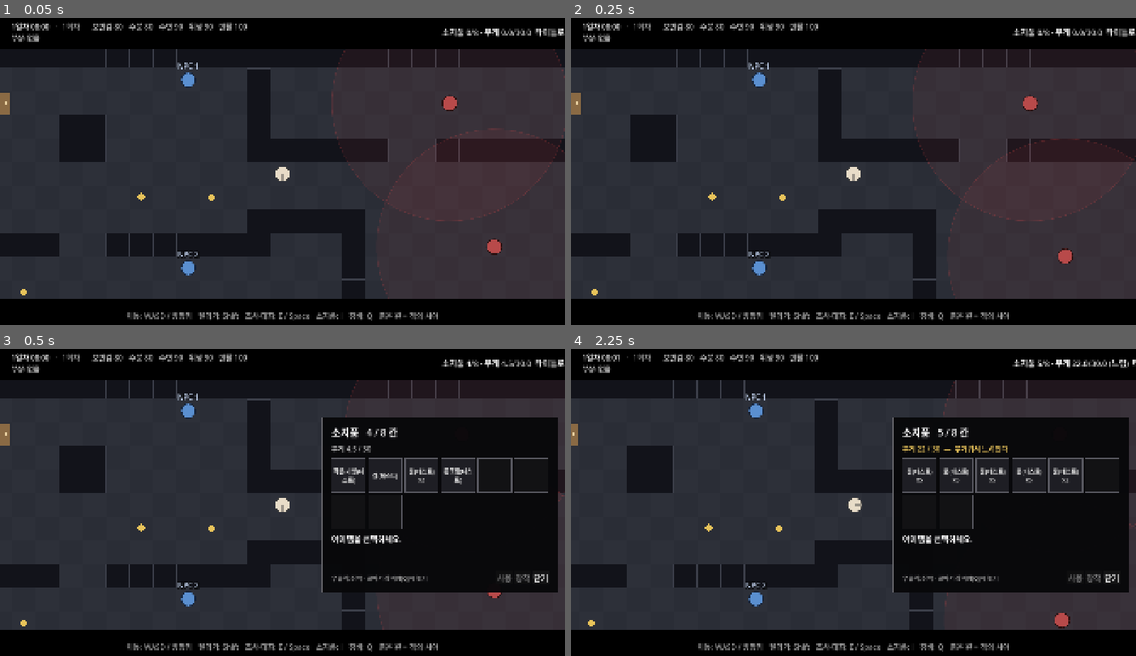
Above: before the commit, frames 1-4 (two rows, left to right).
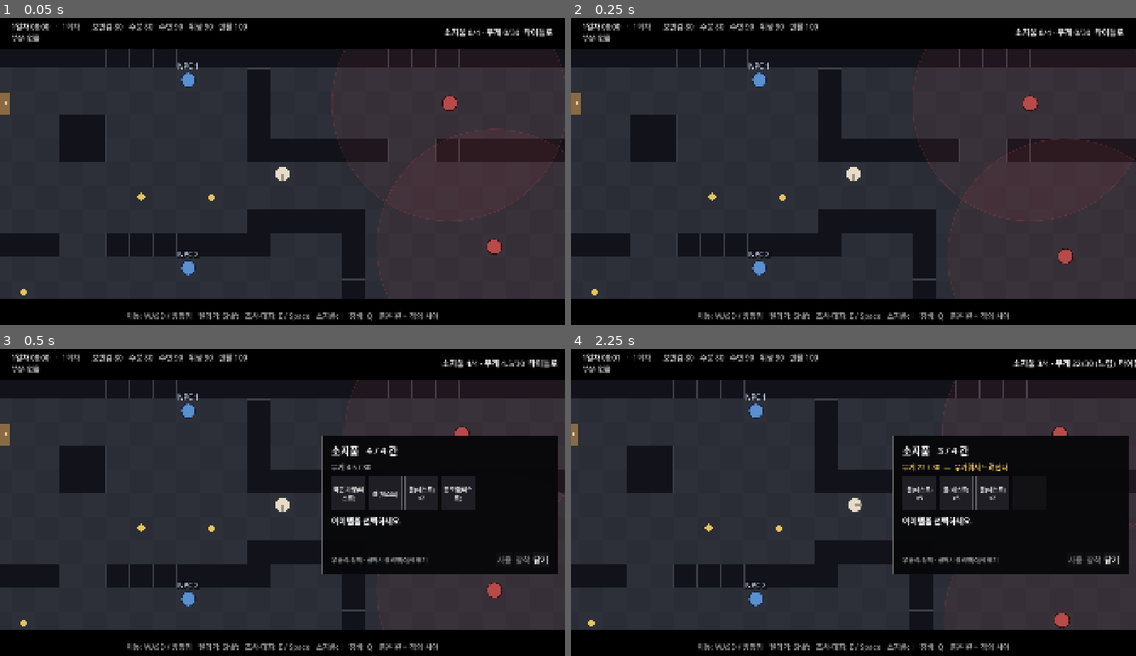
Above: after the commit, the same moments.

Repository: HomilBBANG/rt_Tevah
Game: Godot game, scene res://tests/equipment_smoke.tscn
The game is run twice, just before and just after one commit, with the same random seed, the same clock (stepped at 60 frames per second) and the same inputs. This scene is started directly instead of the project's main scene.
Inputs (mouse positions are in pixels of both pictures, inside the frame that each line leads up to):
- Up to frame 1 (0.05 s): no input
- Up to frame 2 (0.25 s): no input
- Up to frame 3 (0.5 s): no input
- Up to frame 4 (2.25 s): tap Enter (ui_accept) at 0.5, 0.77 s; move the mouse to (977, 490) at 0.52 s; hold D (dodge_right) 0.53-1.25 s; hold Q (equipment) 0.53-1.25 s; click (977, 490) at 0.67 s; tap Shift (run) at 0.8 s; drag from (700, 456) to (825, 566) at 1.27 s; click "소지품 5/8 · 무게 22.0/30.0 (느림)" (after the commit: "소지품 3/4 · 무게 22/30 (느림)") at 2 s

The runs differ from the first frame. In frame 1, 0.4% of the frame differs, in the area x 78-100%, y 3-7%; in frame 2, 0.4%; in frame 3, 8.7%; in frame 4, 9.0%, in the area x 56-100%, y 3-80%.

Commit message:
Equipment slots as in the mockup (bag, head, hands, body, legs); 4 base slots; hands hold any item
EquipSlots get kind/col/row; items name a kind in equip_slot; hand slots take any item and do not use inventory slots. Config inventory_slots 4. Tests updated to use the configured slot count.

Co-Authored-By: Claude Opus 5.5 <noreply@anthropic.com>

Diff:
--- a/autoload/game_state.gd
+++ b/autoload/game_state.gd
@@ -271,15 +271,46 @@
 	return 1.0
 
 
-## 인벤토리 index 칸의 아이템을 장착. 같은 칸에 이미 장비가 있으면 그것은 인벤토리로 돌아온다.
-## 실패하면 이유(문자열), 성공하면 "".
-func equip(index: int) -> String:
+## 장비 칸 정의 { slot_id, name, kind, col, row } (없으면 {})
+func equip_slot_def(slot_id: String) -> Dictionary:
+	for s in DataLoader.equip_slots:
+		if s.slot_id == slot_id:
+			return s
+	return {}
+
+
+## item 을 slot_id 칸에 넣을 수 있나: 손(kind=hand)은 아무 아이템이나, 그 밖에는 아이템 equip_slot 과 칸 kind 가 같아야
+func can_equip_in(item_id: String, slot_id: String) -> bool:
+	var slot := equip_slot_def(slot_id)
+	if slot.is_empty() or not DataLoader.items.has(item_id):
+		return false
+	return slot.kind == "hand" or slot.kind == DataLoader.items[item_id].get("equip_slot", "")
+
+
+## 칸을 정하지 않고 장착할 때(우클릭) 고를 칸: 맞는 빈 칸 → 맞는 칸(바꿔 끼기). 종류가 없으면 손.
+func pick_equip_slot(item_id: String) -> String:
+	var kind: String = DataLoader.items.get(item_id, {}).get("equip_slot", "")
+	var want := kind if kind != "" else "hand"
+	var fits: Array = DataLoader.equip_slots.filter(func(s): return s.kind == want)
+	if fits.is_empty():
+		return ""
+	for s in fits:
+		if not equipment.has(s.slot_id):
+			return s.slot_id
+	return fits[0].slot_id
+
+
+## 인벤토리 index 칸의 아이템(1개)을 slot_id 칸에 장착 (비우면 pick_equip_slot). 손에 든 것은 소지품 칸을 차지하지 않는다.
+## 그 칸에 이미 장비가 있으면 그것은 인벤토리로 돌아온다. 실패하면 이유(문자열), 성공하면 "".
+func equip(index: int, slot_id := "") -> String:
 	if index < 0 or index >= inventory.size():
 		return "없는 칸"
 	var id: String = inventory[index].id
-	var slot_id: String = DataLoader.items.get(id, {}).get("equip_slot", "")
 	if slot_id == "":
-		return "%s 은(는) 장착할 수 없다." % DataLoader.item_name(id)
+		slot_id = pick_equip_slot(id)
+	if not can_equip_in(id, slot_id):
+		var slot := equip_slot_def(slot_id)
+		return "%s 은(는) %s 칸에 넣을 수 없다." % [DataLoader.item_name(id), slot.get("name", "그")]
 	var old: String = equipment.get(slot_id, "")
 	if old != "" and not _can_hold_after(slot_id, id, 0):
 		return "바꿔 낀 %s 을(를) 넣을 칸이 없다." % DataLoader.item_name(old)
--- a/data/config.json
+++ b/data/config.json
@@ -1,5 +1,5 @@
 {
- "inventory_slots": 8,
+ "inventory_slots": 4,
  "hp_start": 100,
  "hp_max": 100,
  "sanity_start": 100,
--- a/data/equip_slots.json
+++ b/data/equip_slots.json
@@ -1,18 +1,51 @@
 [
  {
   "slot_id": "bag",
-  "name": "가방"
- },
- {
-  "slot_id": "weapon",
-  "name": "무기"
+  "name": "가방",
+  "kind": "bag",
+  "col": 0.0,
+  "row": 0.0
  },
  {
   "slot_id": "head",
-  "name": "머리"
+  "name": "머리",
+  "kind": "head",
+  "col": 1.0,
+  "row": 1.0
+ },
+ {
+  "slot_id": "left_hand",
+  "name": "왼손",
+  "kind": "hand",
+  "col": 0.0,
+  "row": 2.0
  },
  {
   "slot_id": "body",
-  "name": "몸"
+  "name": "몸",
+  "kind": "body",
+  "col": 1.0,
+  "row": 2.0
+ },
+ {
+  "slot_id": "right_hand",
+  "name": "오른손",
+  "kind": "hand",
+  "col": 2.0,
+  "row": 2.0
+ },
+ {
+  "slot_id": "left_leg",
+  "name": "왼다리",
+  "kind": "leg",
+  "col": 0.5,
+  "row": 3.0
+ },
+ {
+  "slot_id": "right_leg",
+  "name": "오른다리",
+  "kind": "leg",
+  "col": 1.5,
+  "row": 3.0
  }
 ]
--- a/data/items.json
+++ b/data/items.json
@@ -25,7 +25,7 @@
    }
   ],
   "weight": 1.0,
-  "equip_slot": "weapon",
+  "equip_slot": "hand",
   "bag_slots": 0
  },
  {
--- a/scenes/equipment.gd
+++ b/scenes/equipment.gd
@@ -1,14 +1,17 @@
 extends Control
 ## 장비창 (필드에서 Q). 화면 왼쪽에 붙고, 소지품 창(I, 오른쪽)과 같이 열어 끌어다 놓을 수 있다.
-##   장비 탭  — EquipSlots 칸마다 장착한 아이템. 소지품에서 끌어와 놓으면 장착, 칸을 우클릭하거나 소지품으로 끌면 벗기
+##   장비 탭  — EquipSlots 칸(엑셀 col·row 위치)마다 장착한 아이템. 소지품에서 끌어와 놓으면 장착,
+##              칸을 우클릭하거나 소지품으로 끌면 벗기. 손 칸에는 아무 아이템이나 들 수 있다
 ##   능력치 탭 — 맨 위 '내 상태'(부위 HP), 아래 능력치 6개 육각형
 
 const ItemCell = preload("res://ui/item_cell.gd")
 const BodyDiagram = preload("res://ui/body_diagram.gd")
 const Hexagon = preload("res://ui/ability_hexagon.gd")
+const CELL := 124.0            # 장비 칸 한 변
+const GAP := 10.0
 
 var _tabs: TabContainer
-var _slots_box: GridContainer
+var _slots_box: Control        # 장비 칸들 (col·row 로 자리 잡음)
 var _info: Label
 var _status: Label
 var _body: Control
@@ -43,17 +46,16 @@
 	equip.name = "장비"
 	equip.add_theme_constant_override("separation", 14)
 	_tabs.add_child(equip)
-	_slots_box = GridContainer.new()
-	_slots_box.columns = 2
-	_slots_box.add_theme_constant_override("h_separation", 20)
-	_slots_box.add_theme_constant_override("v_separation", 12)
-	equip.add_child(_slots_box)
+	var center := CenterContainer.new()
+	equip.add_child(center)
+	_slots_box = Control.new()
+	center.add_child(_slots_box)
 	_info = Label.new()
 	_info.add_theme_font_size_override("font_size", 22)
 	_info.autowrap_mode = TextServer.AUTOWRAP_WORD_SMART
 	equip.add_child(_info)
 	var hint := Label.new()
-	hint.text = "소지품(I)에서 끌어와 놓거나 소지품에서 우클릭하면 장착.\n칸을 우클릭하거나 소지품으로 끌면 벗기."
+	hint.text = "소지품(I)에서 끌어와 놓거나 소지품에서 우클릭하면 장착. 손에는 아무 아이템이나 들 수 있고,\n손에 든 것은 소지품 칸을 차지하지 않는다. 칸을 우클릭하거나 소지품으로 끌면 벗기."
 	hint.add_theme_font_size_override("font_size", 20)
 	hint.add_theme_color_override("font_color", Color(0.6, 0.6, 0.6))
 	equip.add_child(hint)
@@ -105,23 +107,26 @@
 	for c in _slots_box.get_children():
 		_slots_box.remove_child(c)
 		c.queue_free()
+	var extent := Vector2.ZERO
 	for s in DataLoader.equip_slots:
-		var l := Label.new()
-		l.text = s.name
-		l.custom_minimum_size.x = 90
-		l.vertical_alignment = VERTICAL_ALIGNMENT_CENTER
-		_slots_box.add_child(l)
 		var cell := ItemCell.new()
 		cell.source = "equip"
 		cell.slot_id = s.slot_id
-		cell.custom_minimum_size = Vector2(380, 84)
-		cell.setup(GameState.equipment.get(s.slot_id, ""), 1, "(비어 있음)")
+		cell.custom_minimum_size = Vector2(CELL, CELL)
+		cell.size = Vector2(CELL, CELL)
+		cell.position = Vector2(float(s.col), float(s.row)) * (CELL + GAP)
+		extent = extent.max(cell.position + cell.size)
+		var held: String = GameState.equipment.get(s.slot_id, "")
+		cell.setup(held, 1, s.name)
+		if held != "":
+			cell.text = "%s\n%s" % [s.name, DataLoader.item_name(held)]
 		var sid: String = s.slot_id
 		cell.right_clicked.connect(func(): _status.text = GameState.unequip(sid))
-		# 소지품에서 끌어온, 이 칸에 맞는 아이템만 받는다
-		cell.accept = func(d): return d.from == "inv" and DataLoader.items.get(d.item_id, {}).get("equip_slot", "") == sid
-		cell.on_drop = func(d): _status.text = GameState.equip(d.index)
+		# 소지품에서 끌어온, 이 칸에 넣을 수 있는 아이템만 받는다 (손은 아무거나)
+		cell.accept = func(d): return d.from == "inv" and GameState.can_equip_in(d.item_id, sid)
+		cell.on_drop = func(d): _status.text = GameState.equip(d.index, sid)
 		_slots_box.add_child(cell)
+	_slots_box.custom_minimum_size = extent
 	var base := DataLoader.get_config_int("inventory_slots", 8)
 	var bonus := GameState.slot_count() - base
 	_info.text = "소지품 칸: 기본 %d%s = %d칸\n무게 %s / %s" % [base, " + 가방 %d" % bonus if bonus > 0 else "", GameState.slot_count(),
--- a/scenes/field/field.gd
+++ b/scenes/field/field.gd
@@ -739,5 +739,10 @@
 	%Body.text = "부상: " + ("없음" if hurt.is_empty() else "  ·  ".join(hurt))
 	var heavy := GameState.carry_speed_mult()
 	%InventoryButton.text = "소지품 %d/%d · 무게 %s/%s%s" % [GameState.inventory.size(), GameState.slot_count(),
-		String.num(GameState.carry_weight(), 1), String.num(GameState.carry_max(), 1),
+		_fmt(GameState.carry_weight()), _fmt(GameState.carry_max()),
 		" (못 움직임)" if heavy <= 0.0 else (" (느림)" if heavy < 1.0 else "")]
+
+
+## 무게 표시: 정수면 소수점 없이, 아니면 한 자리
+static func _fmt(v: float) -> String:
+	return str(int(v)) if is_equal_approx(v, roundf(v)) else "%.1f" % v
--- a/scenes/inventory.gd
+++ b/scenes/inventory.gd
@@ -107,12 +107,11 @@
 	if item.is_empty():
 		%Desc.text = "아이템을 선택하세요." if _mode == "browse" else ""
 	else:
-		var slot_name := _slot_name(item.get("equip_slot", ""))
-		%Desc.text = "[%s] %s\n무게 %s%s" % [item.type, item.description, _num(item.get("weight", 0.0)),
-			"   ·   장착: %s" % slot_name if slot_name != "" else ""]
+		%Desc.text = "[%s] %s\n무게 %s   ·   %s" % [item.type, item.description, _num(item.get("weight", 0.0)),
+			_where(item.get("equip_slot", ""))]
 	var story_over := StoryRunner.ended and StoryRunner.mode == "episode" and not use_handler.is_valid()   # 필드에서는 대화 밖에서도 사용 가능
 	%UseButton.disabled = item.get("use_effects", "") == "" or story_over
-	%EquipButton.disabled = item.get("equip_slot", "") == ""
+	%EquipButton.disabled = item.is_empty()
 
 
 func _show_weight() -> void:
@@ -131,11 +130,12 @@
 	%Weight.add_theme_color_override("font_color", col)
 
 
-func _slot_name(slot_id: String) -> String:
-	for s in DataLoader.equip_slots:
-		if s.slot_id == slot_id:
-			return s.name
-	return slot_id
+## 어디에 장착하나: 그 종류의 칸 이름들 (종류가 없으면 손)
+func _where(kind: String) -> String:
+	var names := DataLoader.equip_slots.filter(func(s): return s.kind == (kind if kind != "" else "hand")).map(func(s): return s.name)
+	if names.is_empty():
+		return "장착 안 됨"
+	return ("장착: " if kind != "" and kind != "hand" else "손에 들 수 있음: ") + " / ".join(names)
 
 
 static func _num(v: float) -> String:
--- a/tests/equipment_smoke.gd
+++ b/tests/equipment_smoke.gd
@@ -24,37 +24,42 @@
 
 	_press("inventory")
 	await _wait(0.2)
-	check(inv.visible and f.frozen and inv.get_node("%Slots").get_child_count() == 8, "I → 소지품 격자 8칸, 필드 멈춤")
+	check(inv.visible and f.frozen and inv.get_node("%Slots").get_child_count() == 4, "I → 소지품 격자 4칸 (가방 없음), 필드 멈춤")
 	_press("equipment")
 	await _wait(0.2)
 	check(eq.visible and inv.visible, "Q → 장비창 (소지품과 같이 열림)")
 	await _snap("both_open")
 
-	# 우클릭으로 가방 장착 → 12칸
+	# 우클릭으로 가방 장착 → 8칸
 	_cell(inv, 0).right_clicked.emit()
 	await _wait(0.1)
-	check(GameState.equipment.get("bag") == "small_bag" and inv.get_node("%Slots").get_child_count() == 12, "가방 우클릭 → 장착, 12칸")
-	# 칼을 장비창 무기 칸으로 끌어다 놓기 (물은 안 받음)
-	var weapon: Control = _equip_cell(eq, "weapon")
+	check(GameState.equipment.get("bag") == "small_bag" and inv.get_node("%Slots").get_child_count() == 8, "가방 우클릭 → 장착, 8칸")
+	# 장비 칸 배치: 엑셀 col·row (가방 왼쪽 위, 머리, 왼손·몸·오른손, 왼다리·오른다리)
+	var head: Control = _equip_cell(eq, "head")
+	check(_equip_cell(eq, "bag").position == Vector2.ZERO and head.position.x > 0 and head.position.y > 0
+		and _equip_cell(eq, "left_leg").position.x > 0 and eq._slots_box.get_child_count() == 7, "장비 칸 7개, 그림대로 배치")
+	# 칼을 오른손으로 끌어다 놓기 (머리 칸은 칼·물 모두 안 받음, 손은 아무거나)
+	var weapon: Control = _equip_cell(eq, "right_hand")
 	var knife_cell: Control = _cell(inv, 0)
 	var water_cell: Control = _cell(inv, 1)
 	check(knife_cell.item_id == "knife" and weapon._can_drop_data(Vector2.ZERO, knife_cell.info())
-		and not weapon._can_drop_data(Vector2.ZERO, water_cell.info()), "무기 칸: 칼은 받고 물은 안 받음")
+		and weapon._can_drop_data(Vector2.ZERO, water_cell.info()) and not head._can_drop_data(Vector2.ZERO, knife_cell.info()),
+		"손 칸: 칼·물 모두 받음 / 머리 칸: 칼 안 받음")
 	weapon._drop_data(Vector2.ZERO, knife_cell.info())
 	await _wait(0.1)
-	check(GameState.equipment.get("weapon") == "knife", "칼을 끌어다 놓기 → 무기 칸에 장착")
+	check(GameState.equipment.get("right_hand") == "knife" and GameState.inventory.size() == 2, "칼을 끌어다 놓기 → 오른손, 소지품 칸에서 빠짐")
 	await _snap("equipped")
-	# 무기 칸을 소지품으로 끌기 → 벗기
-	weapon = _equip_cell(eq, "weapon")
+	# 손을 소지품으로 끌기 → 벗기
+	weapon = _equip_cell(eq, "right_hand")
 	var empty_cell: Control = _cell(inv, 5)
 	check(empty_cell._can_drop_data(Vector2.ZERO, weapon.info()), "소지품 칸은 장비를 받음")
 	empty_cell._drop_data(Vector2.ZERO, weapon.info())
 	await _wait(0.1)
-	check(not GameState.equipment.has("weapon") and GameState.item_count("knife") == 1, "장비를 소지품으로 끌기 → 벗기")
-	# 장비 칸 우클릭 → 벗기 (가방을 벗으면 8칸, 소지품 3칸 + 가방 1 = 4칸 → 가능)
+	check(not GameState.equipment.has("right_hand") and GameState.item_count("knife") == 1, "장비를 소지품으로 끌기 → 벗기")
+	# 장비 칸 우클릭 → 벗기 (가방을 벗으면 4칸, 소지품 3칸 + 가방 1 = 4칸 → 가능)
 	_equip_cell(eq, "bag").right_clicked.emit()
 	await _wait(0.1)
-	check(not GameState.equipment.has("bag") and GameState.slot_count() == 8, "가방 칸 우클릭 → 벗기, 8칸")
+	check(not GameState.equipment.has("bag") and GameState.slot_count() == 4, "가방 칸 우클릭 → 벗기, 4칸")
 
 	# 능력치 탭: 내 상태 + 육각형
 	eq.open(1)
@@ -69,8 +74,11 @@
 
 	# 무게: 최대(30) 이상이면 못 움직임, 20 이상이면 느려짐
 	GameState.inventory = []
-	for i in 6:
-		GameState.add_item("water", 5)   # 30
+	for i in 4:
+		GameState.add_item("water", 5)   # 20
+	for slot in ["left_hand", "right_hand", "head", "left_leg", "right_leg"]:
+		GameState.equipment[slot] = "junk"   # +10 = 30
+	GameState.equipment_changed.emit()
 	var x0: float = f.player.position.x
 	Input.action_press("move_right")
 	await _wait(0.3)
--- a/tests/test_equipment.gd
+++ b/tests/test_equipment.gd
@@ -1,7 +1,8 @@
 extends Node
 ## 장비·가방·무게 규칙 (GameState). 실행:
 ##   Godot_v4.7-stable_win64_console.exe --headless --path . res://tests/test_equipment.tscn
-## 더미 데이터: small_bag(가방 칸, +4칸, 무게 1), knife(무기 칸, 무게 1), junk(무게 2), Config inventory_slots 8,
+## 더미 데이터: 장비 칸 가방·머리·왼손·몸·오른손·왼다리·오른다리 (손 = 아무 아이템), small_bag(가방, +4칸, 무게 1),
+## knife(손, 무게 1), junk(무게 2), water(무게 1, 5개씩), Config inventory_slots 4,
 ## carry_heavy_weight 20, carry_max_weight 30, carry_heavy_speed_mult 0.5
 
 var _pass := 0
@@ -10,48 +11,55 @@
 
 func _ready() -> void:
 	GameState.reset_run()
-	check(GameState.slot_count() == 8 and GameState.equipment.is_empty(), "처음: 8칸, 장비 없음")
+	check(GameState.slot_count() == 4 and GameState.equipment.is_empty(), "가방 없이 4칸, 장비 없음")
 
 	# 가방 장착 → 칸 +4, 인벤토리에서 빠짐
 	GameState.add_item("small_bag", 1)
 	GameState.add_item("knife", 1)
-	check(GameState.equip(0) == "" and GameState.equipment.get("bag") == "small_bag", "가방 장착")
-	check(GameState.slot_count() == 12 and GameState.inventory.size() == 1, "칸 8 → 12, 가방은 인벤토리에서 빠짐")
-	check(GameState.equip(0) == "" and GameState.equipment.get("weapon") == "knife" and GameState.inventory.is_empty(), "칼 → 무기 칸")
-	check(GameState.item_count("knife") == 1, "장착한 것도 소지 개수에 들어감 (has: 조건)")
+	check(GameState.equip(0) == "" and GameState.equipment.get("bag") == "small_bag", "가방 우클릭 장착 → 가방 칸")
+	check(GameState.slot_count() == 8 and GameState.inventory.size() == 1, "칸 4 → 8, 가방은 소지품에서 빠짐")
+	check(GameState.equip(0) == "" and GameState.equipment.get("left_hand") == "knife", "칼 → 빈 손(왼손)")
+	check(GameState.item_count("knife") == 1, "손에 든 것도 소지 개수에 들어감 (has: 조건)")
+
+	# 손에는 아무 아이템이나, 손에 든 것은 소지품 칸을 차지하지 않음
 	GameState.add_item("water", 1)
-	check(GameState.equip(0) != "" and GameState.item_count("water") == 1, "장착할 수 없는 아이템 → 거절")
+	check(GameState.equip(0) == "" and GameState.equipment.get("right_hand") == "water" and GameState.inventory.is_empty(),
+		"물도 손에 들 수 있음 (오른손), 소지품 0칸")
+	GameState.add_item("food", 1)
+	check(GameState.equip(0) == "" and GameState.equipment.get("left_hand") == "food" and GameState.item_count("knife") == 1
+		and GameState.inventory[0].id == "knife", "양손이 차 있으면 왼손과 바꿔 들기 → 칼은 소지품으로")
+	check(not GameState.can_equip_in("knife", "head") and GameState.equip(0, "head") != "", "칼은 머리 칸에 못 넣음")
+	check(GameState.can_equip_in("small_bag", "bag") and not GameState.can_equip_in("water", "bag"), "가방 칸은 가방만")
 
 	# 가방을 벗으면 칸이 줄어 다 안 들어가면 못 벗는다
+	GameState.equipment = {"bag": "small_bag"}
 	GameState.inventory = []
-	GameState.add_item("junk", 8)    # 8칸 (stack_max 1)
-	GameState.add_item("food", 5)    # 9번째 칸
-	check(GameState.inventory.size() == 9, "가방 덕분에 9칸 사용")
-	check(GameState.unequip("bag") != "" and GameState.equipment.has("bag"), "벗으면 9+1칸 > 8칸 → 못 벗음")
-	GameState.remove_item("food", 5)
-	GameState.remove_item("junk", 2)
-	check(GameState.unequip("bag") == "" and not GameState.equipment.has("bag") and GameState.slot_count() == 8,
-		"칸이 남으면 벗기 → 인벤토리로, 8칸")
+	GameState.add_item("junk", 8)    # 가방 덕분에 8칸
+	check(GameState.inventory.size() == 8, "가방 덕분에 8칸 사용")
+	check(GameState.unequip("bag") != "" and GameState.equipment.has("bag"), "벗으면 8+1칸 > 4칸 → 못 벗음")
+	GameState.remove_item("junk", 5)
+	check(GameState.unequip("bag") == "" and not GameState.equipment.has("bag") and GameState.slot_count() == 4,
+		"3+1칸 ≤ 4칸 → 벗기, 4칸")
 
-	# 무게: 칼 1(장착) + 잡동사니 6x2 + 가방 1 = 14 → 보통
-	check(is_equal_approx(GameState.carry_weight(), 14.0), "무게 = 소지품 + 장비 (%.1f)" % GameState.carry_weight())
-	check(GameState.carry_speed_mult() == 1.0, "20 미만 → 속도 그대로")
+	# 무게 = 소지품 + 장비
+	GameState.equipment = {}
 	GameState.inventory = []
-	GameState.add_item("junk", 7)   # 14 + 칼 1 = 15 (7칸)
-	GameState.add_item("water", 5)  # +5 = 20 (8칸)
-	check(is_equal_approx(GameState.carry_weight(), 20.0) and GameState.carry_speed_mult() == 0.5, "20 이상 → 느려짐 (x0.5)")
+	for i in 4:
+		GameState.add_item("water", 5)   # 4칸 x 5 = 20
+	check(is_equal_approx(GameState.carry_weight(), 20.0) and GameState.carry_speed_mult() == 0.5, "무게 20 → 느려짐 (x0.5)")
+	GameState.inventory = [{"id": "water", "count": 5}]
+	check(GameState.carry_speed_mult() == 1.0, "무게 5 → 속도 그대로")
 	GameState.inventory = []
-	GameState.add_item("water", 5)
-	GameState.add_item("water", 5)
-	GameState.add_item("water", 5)
-	GameState.add_item("water", 5)
-	GameState.add_item("water", 5)
-	GameState.add_item("junk", 2)   # 25 + 4 + 칼 1 = 30
-	check(GameState.carry_weight() >= 30.0 and GameState.carry_speed_mult() == 0.0, "최대 무게 30 → 못 움직임")
+	for i in 4:
+		GameState.add_item("water", 5)
+	for slot in ["left_hand", "right_hand", "head", "left_leg", "right_leg"]:
+		GameState.equipment[slot] = "junk"   # +10 = 30
+	check(is_equal_approx(GameState.carry_weight(), 30.0) and GameState.carry_speed_mult() == 0.0, "손·장비 무게도 포함, 30 → 못 움직임")
 
 	# 장착한 아이템을 효과로 빼기 (item:-knife)
 	GameState.inventory = []
-	check(GameState.remove_item("knife", 1) == 1 and not GameState.equipment.has("weapon"), "item:-knife → 손에 든 칼이 빠짐")
+	GameState.equipment = {"right_hand": "knife"}
+	check(GameState.remove_item("knife", 1) == 1 and GameState.equipment.is_empty(), "item:-knife → 손에 든 칼이 빠짐")
 
 	# 저장·불러오기
 	GameState.add_item("small_bag", 1)
@@ -59,15 +67,15 @@
 	var d := GameState.run_to_dict()
 	GameState.reset_run()
 	GameState.run_from_dict(JSON.parse_string(JSON.stringify(d)))
-	check(GameState.equipment.get("bag") == "small_bag" and GameState.slot_count() == 12, "저장·불러오기: 장비 유지")
+	check(GameState.equipment.get("bag") == "small_bag" and GameState.slot_count() == 8, "저장·불러오기: 장비 유지")
 
-	# 판정 보정: 장착한 칼의 dice_bonus(strength+1)
+	# 판정 보정: 손에 든 칼의 dice_bonus(strength+1)
 	var dp := StoryRunner.dice_preview({"check": "strength", "dc": 10, "mod": 0})
 	check(not dp.parts.any(func(p): return p.label == DataLoader.item_name("knife")), "칼이 없으면 보정 없음")
 	GameState.add_item("knife", 1)
 	GameState.equip(0)
 	dp = StoryRunner.dice_preview({"check": "strength", "dc": 10, "mod": 0})
-	check(dp.parts.any(func(p): return p.label == DataLoader.item_name("knife") and p.value == 1), "장착한 칼도 판정 보정 +1")
+	check(dp.parts.any(func(p): return p.label == DataLoader.item_name("knife") and p.value == 1), "손에 든 칼도 판정 보정 +1")
 
 	print("\n[test_equipment] %d 통과, %d 실패" % [_pass, _fail])
 	get_tree().quit(1 if _fail > 0 else 0)
--- a/tests/test_story.gd
+++ b/tests/test_story.gd
@@ -69,9 +69,11 @@
 	discard_answers = [0, -1]   # 첫 요청: 0번 칸(붕대) 버림, 두 번째: 포기
 	await StoryRunner.choose("c_b3")
 	check(full_events == 2, "인벤토리 초과 요청 2회 (%d)" % full_events)
-	check(GameState.inventory.size() == 8, "8칸 가득 (%d)" % GameState.inventory.size())
-	check(GameState.item_count("junk") == 7 and GameState.item_count("bandage") == 0 and GameState.item_count("knife") == 1,
-		"붕대 버리고 잡동사니 7개, 칼 유지")
+	# 칸 수 = Config inventory_slots (가방 없음). 붕대·칼 + 잡동사니로 가득 → 붕대 버리고 잡동사니 1개 더
+	var slots := GameState.slot_count()
+	check(GameState.inventory.size() == slots, "%d칸 가득 (%d)" % [slots, GameState.inventory.size()])
+	check(GameState.item_count("junk") == slots - 1 and GameState.item_count("bandage") == 0 and GameState.item_count("knife") == 1,
+		"붕대 버리고 잡동사니 %d개, 칼 유지" % (slots - 1))
 	check(messages.any(func(m): return m.begins_with("포기")), "포기 메시지")
 
 	# ---------- 저장 후 재개
@@ -91,7 +93,7 @@
 	check(_ids().has("c_d3") and not _enabled("c_d4"), "trait 선택지 표시, 복합조건 비활성")
 	discard_answers = [1]   # 가득 차 있으므로 1번 칸(잡동사니) 버리고 알약 받기
 	await StoryRunner.choose("c_d3")
-	check(GameState.item_count("pill") == 1 and GameState.item_count("junk") == 6, "알약 획득 (잡동사니 1 버림)")
+	check(GameState.item_count("pill") == 1 and GameState.item_count("junk") == slots - 2, "알약 획득 (잡동사니 1 버림)")
 	check(_enabled("c_d4"), "복합조건 (has:pill) 활성")
 	var pill_slot := GameState.inventory.find_custom(func(s): return s.id == "pill")
 	await StoryRunner.use_item(pill_slot)
--- a/tests/ui_smoke.gd
+++ b/tests/ui_smoke.gd
@@ -36,7 +36,7 @@
 	await _snap("inventory_full")
 	await _press(play, "잡동사니(테스트) 포기")
 	await _advance(play)
-	await _press(play, "인벤토리 (8/8)")
+	await _press(play, "인벤토리 (%d/%d)" % [GameState.slot_count(), GameState.slot_count()])
 	await _press(play, "칼(테스트)")   # 격자 칸: 1개면 이름만
 	await _snap("inventory_browse")
 	await _press(play, "닫기")
Not shown, changed: CLAUDE.md
Not shown, changed: tools/sheets/content.xlsx
Not shown, changed: tools/sheets/item.xlsx
Not shown, changed: tools/sheets/player.xlsx
Not shown, changed: tools/xlsx_to_json.py
